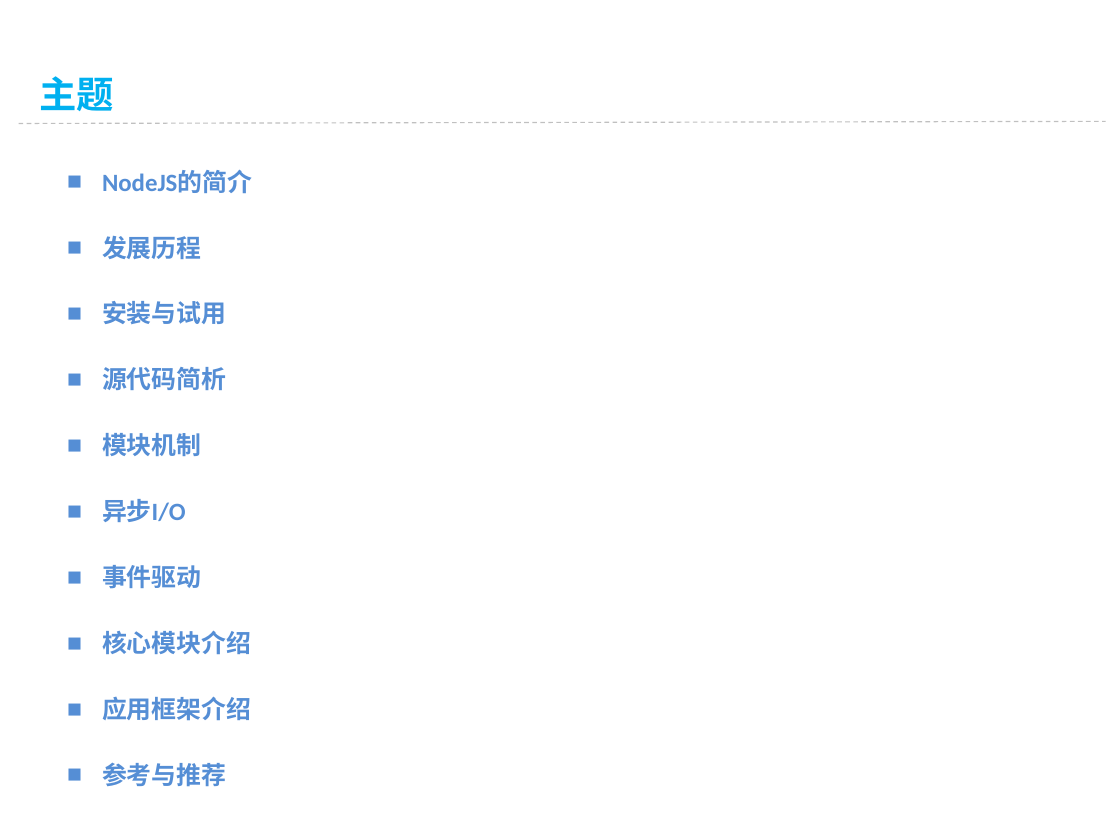
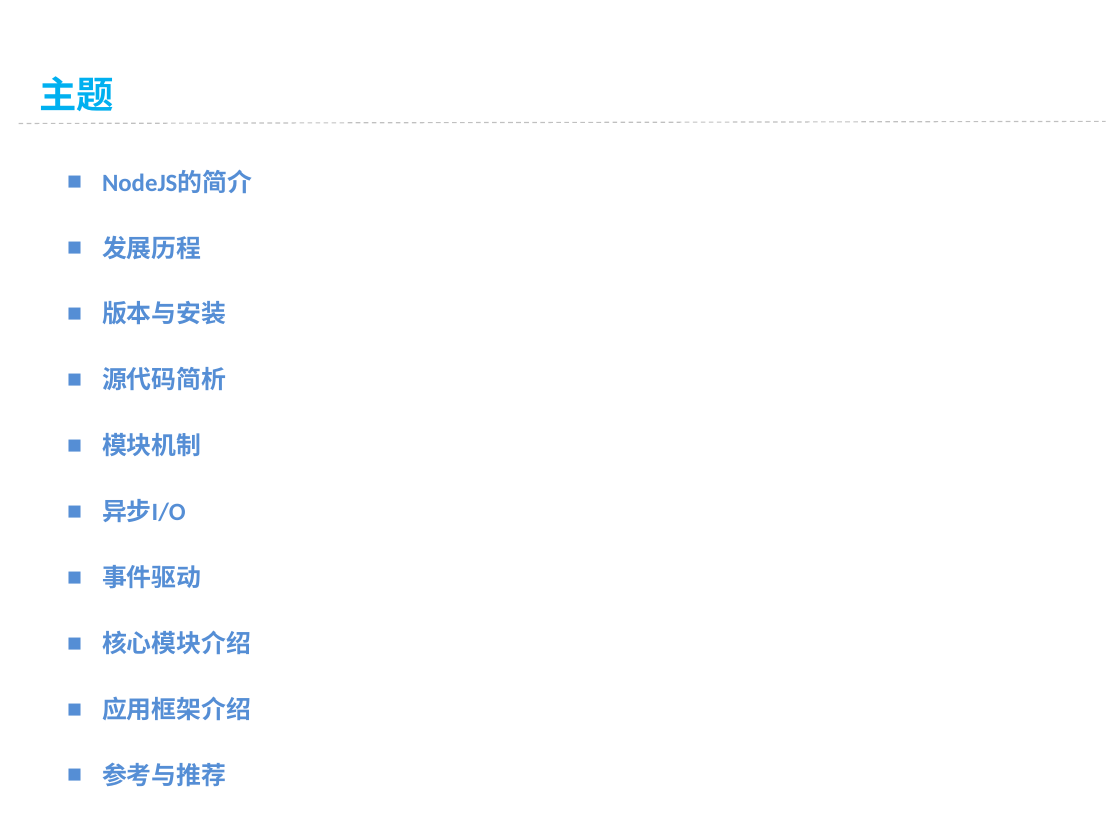
Before and after one commit to vaik/Documents, a slide deck: slide 2 of 我的分享/NodeJS基础概念理解.ppt. Drawn at 1120x840 pixels with LibreOffice and Linux fonts; fonts in the diff are those of the drawing; background and template pictures are left out. Boxes give left, top, right and bottom in pixels: in the first picture for what was removed or moved away, otherwise in the second. Text is boxed around its words. In the diff, an @@ line names an element or a change of style, - is before the commit and + after.

```diff
--- a/我的分享/NodeJS基础概念理解.ppt
+++ b/我的分享/NodeJS基础概念理解.ppt
@@ text at [102,301,226,324]: text changed @@
-■ 安装与试用
+■ 版本与安装
```
Also in this commit, not shown: 2 other slides changed, 6 slides added, 1 slide removed.
